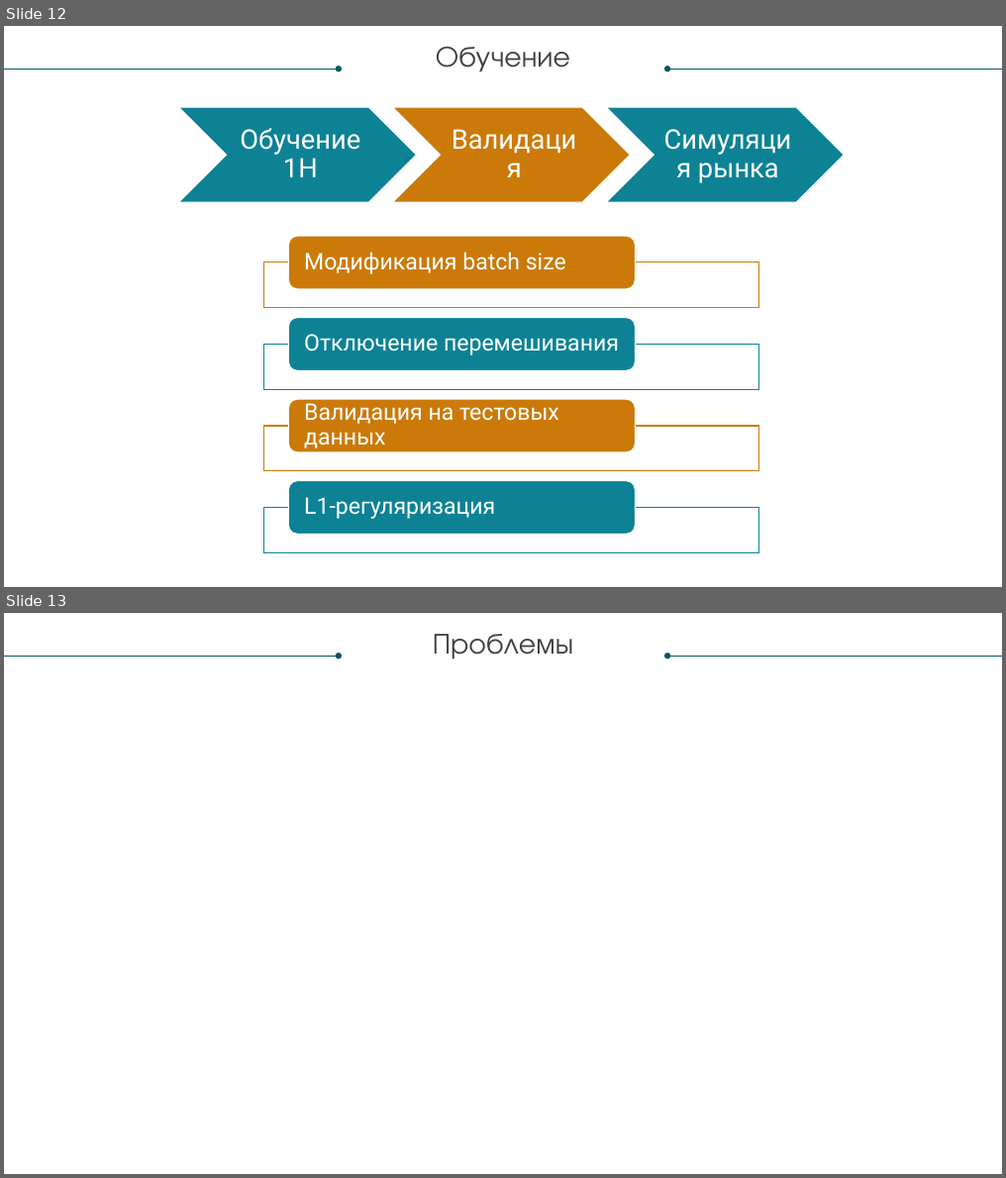
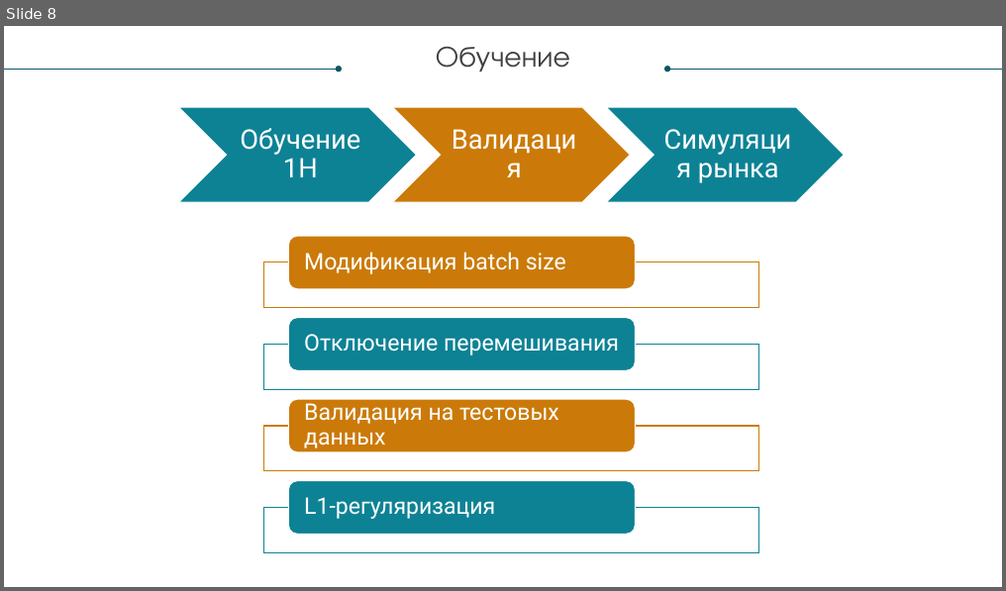
Before and after one commit to andtun/TradingBot-CourseWork, a slide deck: presentation.pptx. Shown one above the other, each under a label of ours: slides 12 and 13 before the commit, slide 8 after it. The pictures are 1006x1178 and 1006x591 pixels, drawn with LibreOffice and Linux fonts; fonts in the diff are those of the drawing; background and template pictures are left out. Boxes give left, top, right and bottom in pixels: in the first picture for what was removed or moved away, otherwise in the second. Text is boxed around its words. In the diff, an @@ line names an element or a change of style, - is before the commit and + after.

```diff
--- a/presentation.pptx
+++ b/presentation.pptx
@@ slide 13 removed at <box>4,613,1002,1174</box>, background picture (left out) @@
@@ text removed at <box>433,634,573,659</box> @@
-Проблемы
@@ arrow removed from (4, 656) to (339, 656) @@
@@ arrow removed from (1002, 656) to (667, 656) @@
@@ what was slide 12 is now slide 8 @@
```
Also in this commit, not shown: 1 slide changed, 5 other slides removed, 1 other file.
